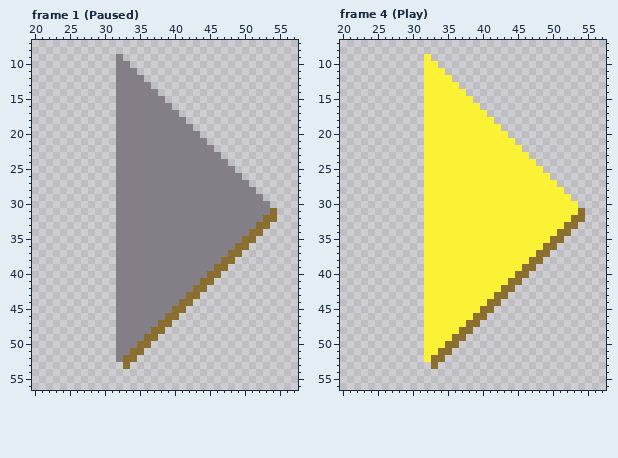
Pixel-art file: aseprite/speed_control_btn2.aseprite. The picture above is the old version.
87x64 pixels, 12 frames. Shown: frame 1 (Paused): x 20..57, y 7..56; frame 4 (Play): x 20..57, y 7..56. The commit also changed other frames, which this record leaves out.
And afterwards:
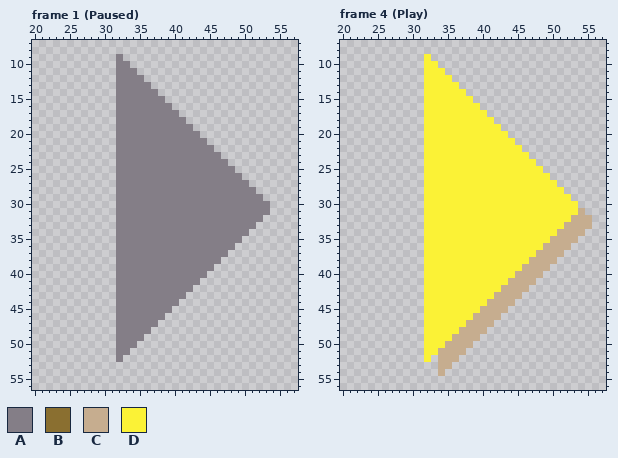
Palette (. is transparent): A #847e87  B #8a6f30  C #c6ad8f  D #fbf236
Edits made:
Frame 1 (Paused), layer "Play shadow":
The edit erases colour B in row 31 at x 54; in row 32 at x 53 to 54; in row 33 at x 52 to 53; in row 34 at x 51 to 52; in row 35 at x 50 to 51; in row 36 at x 49 to 50.
The edit erases colour B in row 37 at x 48 to 49; in row 38 at x 47 to 48; in row 39 at x 46 to 47; in row 40 at x 45 to 46; in row 41 at x 44 to 45; in row 42 at x 43 to 44.
The edit erases colour B in row 43 at x 42 to 43; in row 44 at x 41 to 42; in row 45 at x 40 to 41; in row 46 at x 39 to 40; in row 47 at x 38 to 39; in row 48 at x 37 to 38.
The edit erases colour B in row 49 at x 36 to 37; in row 50 at x 35 to 36; in row 51 at x 34 to 35; in row 52 at x 33 to 34; in row 53 at x 33.
Frame 4 (Play), layer "Play shadow":
The edit adds colour C in row 32 at x 55; in row 33 at x 54 to 55; in row 34 at x 53 to 54; in row 35 at x 52 to 53; in row 36 at x 51 to 52; in row 37 at x 50 to 51.
The edit adds colour C in row 38 at x 49 to 50; in row 39 at x 48 to 49; in row 40 at x 47 to 48; in row 41 at x 46 to 47; in row 42 at x 45 to 46; in row 43 at x 44 to 45.
The edit adds colour C in row 44 at x 43 to 44; in row 45 at x 42 to 43; in row 46 at x 41 to 42; in row 47 at x 40 to 41; in row 48 at x 39 to 40; in row 49 at x 38 to 39.
The edit adds colour C in row 50 at x 37 to 38; in row 51 at x 36 to 37; in row 52 at x 35 to 36; in row 53 at x 34 to 35; in row 54 at x 34.
Colour B gives way to colour C in row 31 at x 54; in row 32 at x 53 to 54; in row 33 at x 52 to 53; in row 34 at x 51 to 52; in row 35 at x 50 to 51; in row 36 at x 49 to 50.
Colour B gives way to colour C in row 37 at x 48 to 49; in row 38 at x 47 to 48; in row 39 at x 46 to 47; in row 40 at x 45 to 46; in row 41 at x 44 to 45; in row 42 at x 43 to 44.
Colour B gives way to colour C in row 43 at x 42 to 43; in row 44 at x 41 to 42; in row 45 at x 40 to 41; in row 46 at x 39 to 40; in row 47 at x 38 to 39; in row 48 at x 37 to 38.
Colour B gives way to colour C in row 49 at x 36 to 37; in row 50 at x 35 to 36; in row 51 at x 34 to 35; in row 52 at x 34.
The edit erases colour B in rows 52 to 53 at x 33.
Pixel boxes of the changes (left, top, right, bottom) in both pictures:
erased: (123, 208, 277, 369)
changed: (431, 208, 592, 376)
